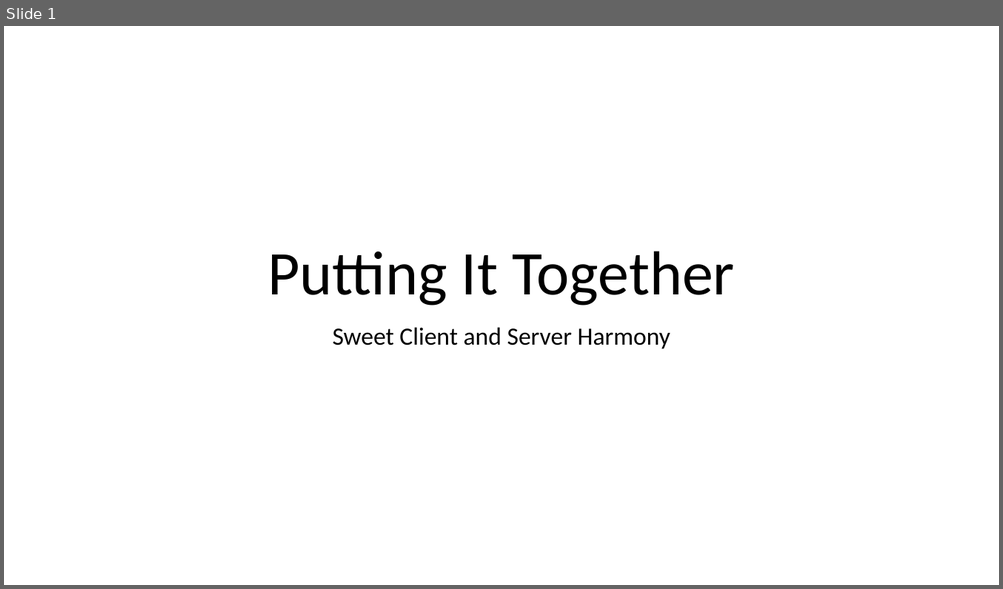
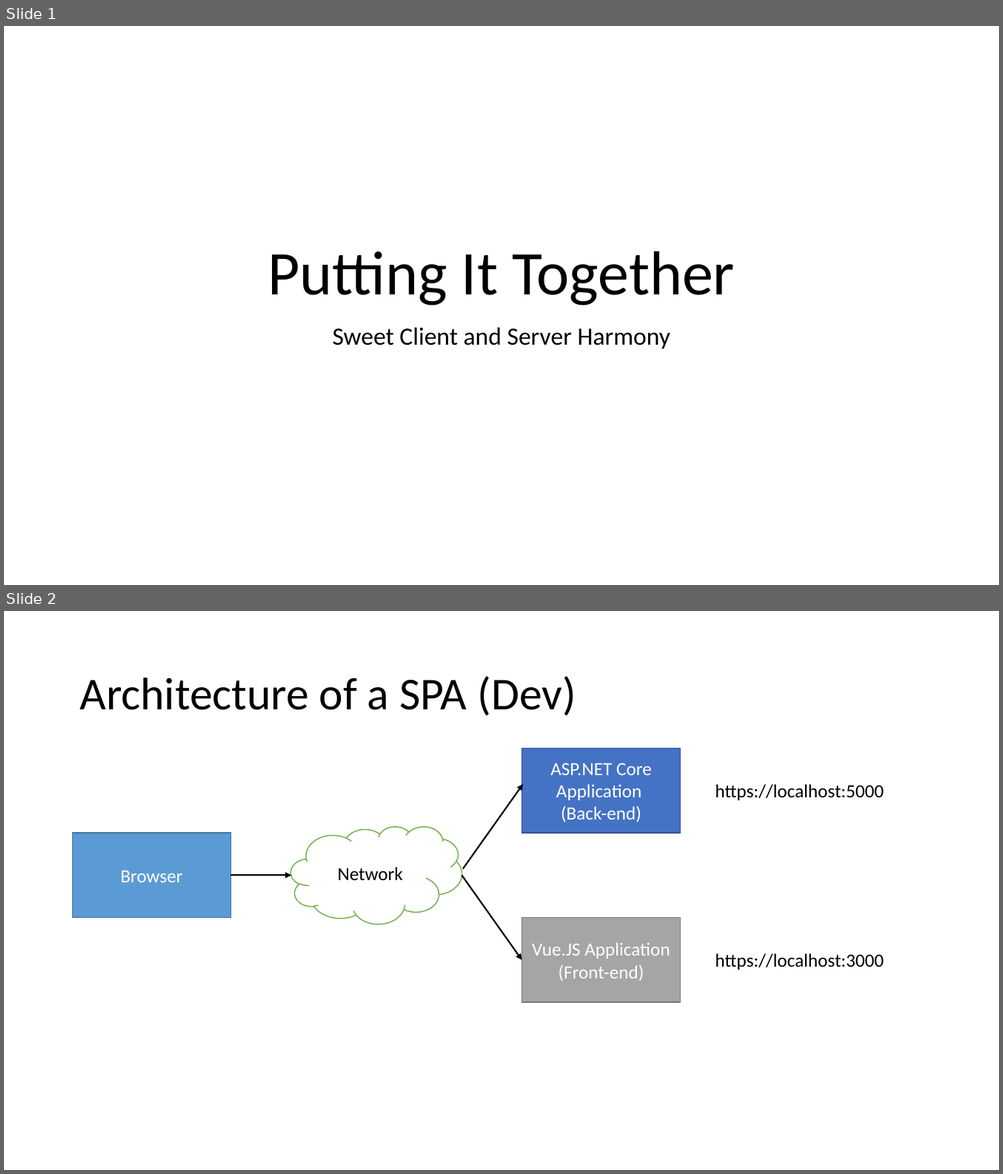
Before and after one commit to 1kevgriff/Workshop-SPA-with-ASPNETCORE-VueJS, a slide deck: Slides/7_Putting it Together.pptx. Shown one above the other, each under a label of ours: slide 1 before the commit, slides 1 and 2 after it. The pictures are 1003x589 and 1003x1174 pixels, drawn with LibreOffice and Linux fonts; fonts in the diff are those of the drawing. Boxes give left, top, right and bottom in pixels: in the first picture for what was removed or moved away, otherwise in the second. Text is boxed around its words. In the diff, an @@ line names an element or a change of style, - is before the commit and + after.

```diff
--- a/Slides/7_Putting it Together.pptx
+++ b/Slides/7_Putting it Together.pptx
@@ slide 2 added at bbox=[4, 611, 999, 1170], background #FFFFFF @@
@@ title added at bbox=[79, 676, 575, 716], 44 pt, text #000000 @@
+Architecture of a SPA (Dev)
@@ rectangle added at bbox=[522, 749, 680, 833], fill #4472C4, outline #325491 1 pt, 18 pt, text #FFFFFF @@
+ASP.NET Core Application
+(Back-end)
@@ arrow added from (463, 869) to (523, 784), #000000 1.5 pt @@
@@ text added at bbox=[715, 784, 884, 800], 18 pt, text #000000 @@
+https://localhost:5000
@@ cloud added at bbox=[290, 826, 461, 924], fill #FFFFFF, outline #70AD47 1 pt, 18 pt, text #000000 @@
+Network
@@ rectangle added at bbox=[73, 833, 231, 918], fill #5B9BD5, outline #43739E 1 pt, 18 pt, text #FFFFFF @@
+Browser
@@ arrow added from (231, 875) to (291, 875), #000000 1.5 pt @@
@@ arrow added from (461, 875) to (522, 960), #000000 1.5 pt @@
@@ rectangle added at bbox=[522, 917, 680, 1002], fill #A5A5A5, outline #7A7A7A 1 pt, 18 pt, text #FFFFFF @@
+Vue.JS Application (Front-end)
@@ text added at bbox=[715, 954, 884, 970], 18 pt, text #000000 @@
+https://localhost:3000
```
Also in this commit, not shown: 2 other slides added, 27 other files.
